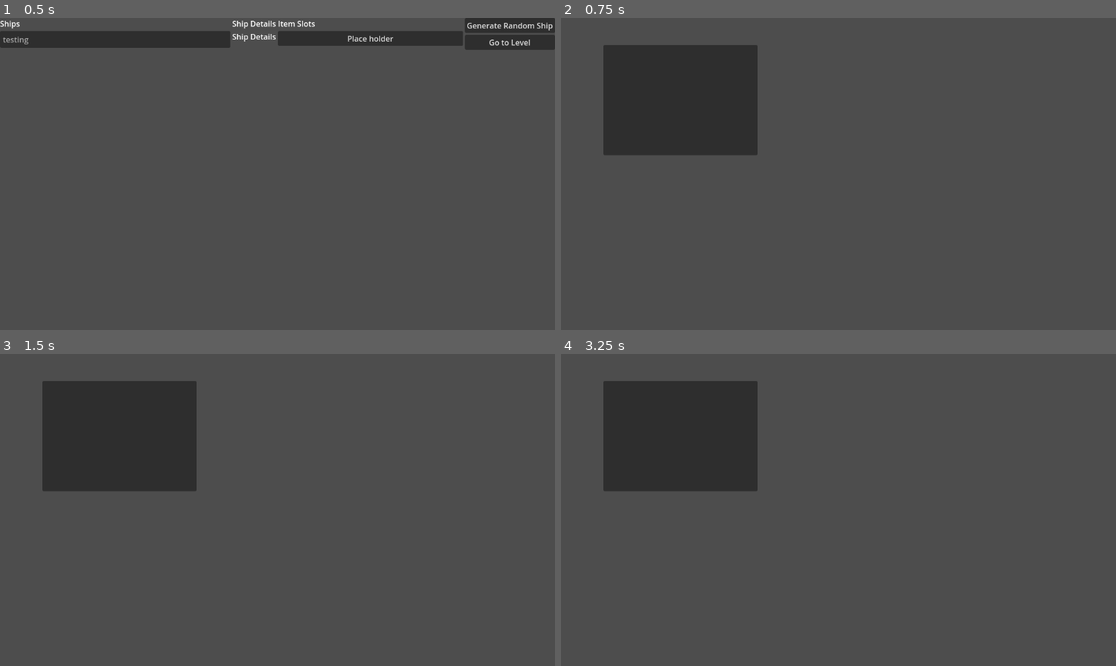
Above: before the commit, frames 1-4 (two rows, left to right).
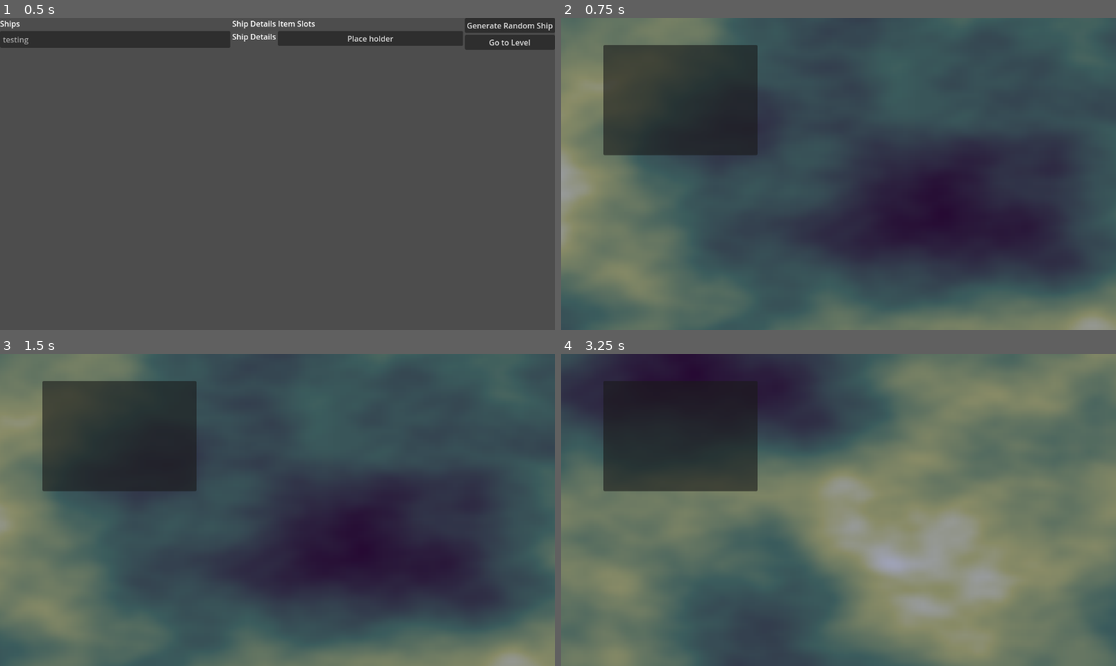
Above: after the commit, the same moments.

Repository: cgorto/FleetFights
Game: Godot game, scene res://UI/FleetManagerScreen.tscn
Same seed, same stepped clock (60 frames per second), same inputs: the game is played once before the commit and once after it.
Inputs:
- Up to frame 1 (0.5 s): no input
- Up to frame 2 (0.75 s): click "Go to Level" at 0.5 s
- Up to frame 3 (1.5 s): tap Enter at 1.25 s; hold D (move_right) from 1.28 s (still down)
- Up to frame 4 (3.25 s): release D (move_right) at 2.03 s; hold S (move_down) 2.03-2.78 s; hold D (move_right) from 2.78 s (still down)

Frame 1 is identical in both runs. In frame 2, 46% of the frame differs, in the area x 0-100%, y 0-100%; in frame 3, 44%; in frame 4, 75%.

Commit message:
got the spawning working!

Diff:
--- a/Fleet/Fleet.gd
+++ b/Fleet/Fleet.gd
@@ -1,14 +1,20 @@
 extends CharacterBody2D
 
-var SPEED = 10
-var accel = 1
+var SPEED = 500
+var accel = 5
 
 # Called when the node enters the scene tree for the first time.
+
 func _ready():
 	spawn_fleet()
 
 func _physics_process(delta):
 	handle_movement(delta)
+	move_and_slide()
+
+	#for ship in FleetManager.ships:
+		#ship.calculate_boid_steering()
+		#ship.move_and_slide()
 
 # Called every frame. 'delta' is the elapsed time since the previous frame.
 func _process(delta):
@@ -28,7 +34,9 @@
 
 func spawn_fleet():
 	for ship in FleetManager.ships:
+		if ship.get_parent():
+			ship.get_parent().remove_child(ship)
+		add_child(ship)
 		$ShipList.add_item(ship.ship_name,ship.icon)
-
-		add_child(ship)
-		#Vector2(randf_range(-5,-5),randf_range(-5,5))
+		ship.add_to_group("InFleet")
+		ship.position = Vector2(randf_range(-100,100),randf_range(-100,100))
--- a/Fleet/Fleet.tscn
+++ b/Fleet/Fleet.tscn
@@ -1,8 +1,12 @@
-[gd_scene load_steps=2 format=3 uid="uid://bjjk70h82e6km"]
+[gd_scene load_steps=3 format=3 uid="uid://bjjk70h82e6km"]
 
 [ext_resource type="Script" path="res://Fleet/Fleet.gd" id="1_k4dvm"]
 
-[node name="Fleet" type="CharacterBody2D"]
+[sub_resource type="CircleShape2D" id="CircleShape2D_i448q"]
+radius = 111.364
+
+[node name="Fleet" type="CharacterBody2D" groups=["InFleet"]]
+collision_layer = 2
 motion_mode = 1
 script = ExtResource("1_k4dvm")
 
@@ -13,3 +17,6 @@
 offset_top = -268.0
 offset_right = -168.0
 offset_bottom = -39.0
+
+[node name="CollisionShape2D" type="CollisionShape2D" parent="."]
+shape = SubResource("CircleShape2D_i448q")
--- a/Fleet/Ship.gd
+++ b/Fleet/Ship.gd
@@ -6,6 +6,7 @@
 var fleet_usage: int = 1
 var max_items: int = 1
 var icon : Texture2D = load("res://Icons/ship_A.png")
+var sprite: Sprite2D
 
 var base_stats: Dictionary = {
 	"health": 100,
@@ -18,11 +19,26 @@
 var equipped_items: Array = []
 var synergies: Array = []
 
+var sprite_lerp = 5
+
+func _physics_process(delta):
+	var fleet_velocity = get_parent().velocity
+	var target_velocity = fleet_velocity if fleet_velocity.length() > velocity.length() else velocity
+	if target_velocity != Vector2.ZERO:
+		sprite.rotation = lerp_angle(sprite.rotation, atan2(target_velocity.x,-target_velocity.y), sprite_lerp * delta)
+
+
+
 func _init( _name: String = "Ship", _icon: Texture2D = load("res://Icons/ship_A.png"), _stats: Dictionary = base_stats, _max_items: int = 1):
 	ship_name = _name
 	icon = _icon
 	stats = _stats
 	max_items = _max_items
+	var _sprite = Sprite2D.new()
+	_sprite.texture = icon
+	_sprite.centered = true
+	add_child(_sprite)
+	sprite = _sprite
 
 
 
@@ -55,3 +71,66 @@
 			return str(stats["speed"])
 		_:
 			return ""
+
+
+func _on_aggro(target: Node2D) -> void:
+	get_tree().call_group("InFleet", "aggro", target)
+
+
+############## BOID ##############
+
+var separation_distance = 50.0
+var neighborhood_radius = 100.0
+
+var s_coef = 1.5
+var a_coef = 1.0
+var c_coef = 1.0
+var bound = 200
+
+func separation() -> Vector2:
+	var steer = Vector2.ZERO
+	var count = 0
+	for other in get_tree().get_nodes_in_group("InFleet"):
+		if other != self:
+			var d = position.distance_to(other.position)
+			if d < separation_distance:
+				steer += position - other.position
+				count += 1
+	if count > 0:
+		steer /= count
+	return steer.normalized()
+
+func alignment() -> Vector2:
+	var sum = Vector2.ZERO
+	var count = 0
+	for other in get_tree().get_nodes_in_group("InFleet"):
+		if other != self and position.distance_to(other.position) < neighborhood_radius:
+			sum += other.velocity
+			count += 1
+	if count > 0:
+		sum /= count
+	var local_alignment = sum.normalized()
+	var fleet_alignment = get_parent().velocity
+	return (local_alignment + fleet_alignment) * 0.5
+
+func cohesion() -> Vector2:
+	var sum = Vector2.ZERO
+	var count = 0
+	for other in get_tree().get_nodes_in_group("InFleet"):
+		if other != self and position.distance_to(other.position) < neighborhood_radius:
+			sum += other.position
+			count += 1
+	if count > 0:
+		return ((sum / count) - position).normalized()
+	return Vector2.ZERO
+
+func keep_bounds():
+	pass
+
+
+func calculate_boid_steering() -> void:
+	var sep = separation() * s_coef
+	var ali = alignment() * a_coef
+	var coh = cohesion() * c_coef
+	velocity += sep + ali + coh
+	velocity = velocity.clamp(Vector2( -stats["speed"], -stats["speed"]), Vector2( stats["speed"], stats["speed"]))
--- a/Fleet/Ship.tscn
+++ b/Fleet/Ship.tscn
@@ -1,12 +1,13 @@
-[gd_scene load_steps=4 format=3 uid="uid://tjclsk3qo3co"]
+[gd_scene load_steps=3 format=3 uid="uid://tjclsk3qo3co"]
 
-[ext_resource type="Texture2D" uid="uid://bhwmhloe0hkrc" path="res://Icons/ship_A.png" id="1_2rkyg"]
 [ext_resource type="Script" path="res://Fleet/Ship.gd" id="1_rsvro"]
 
 [sub_resource type="CircleShape2D" id="CircleShape2D_v13sk"]
 radius = 125.0
 
 [node name="Ship" type="CharacterBody2D"]
+top_level = true
+collision_layer = 2
 motion_mode = 1
 script = ExtResource("1_rsvro")
 
@@ -14,6 +15,3 @@
 
 [node name="CollisionShape2D" type="CollisionShape2D" parent="boid_radius"]
 shape = SubResource("CircleShape2D_v13sk")
-
-[node name="Sprite2D" type="Sprite2D" parent="."]
-texture = ExtResource("1_2rkyg")
--- /dev/null
+++ b/Resources/ShipResource.gd
@@ -0,0 +1,15 @@
+extends Resource
+class_name ShipResource
+
+var ship_name: String
+var base_stats: Dictionary
+#@onready var modified_stats = base_stats
+var equipment: Array[Item] = []
+var item_cap: int = 1
+var fleet_usage: int = 1
+var texture = load("res://Icons/ship_A.png")
+
+func _init(_name: String, _base_stats: Dictionary, _item_cap: int = 1, _fleet_usage: int = 1,):
+	ship_name = _name
+	base_stats = _base_stats
+	fleet_usage = _fleet_usage
--- a/Singletons/FleetManager.gd
+++ b/Singletons/FleetManager.gd
@@ -7,8 +7,6 @@
 signal ship_added(ship)
 signal ship_removed(ship)
 
-func _ready():
-	set_physics_process(false)
 
 func add_ship(ship: Ship) -> bool:
 	if current_capacity + ship.fleet_usage <= max_capacity:
--- a/Test/test_levle.tscn
+++ b/Test/test_levle.tscn
@@ -1,8 +1,27 @@
-[gd_scene load_steps=2 format=3 uid="uid://d3e2wy3nb8cug"]
+[gd_scene load_steps=5 format=3 uid="uid://d3e2wy3nb8cug"]
 
 [ext_resource type="PackedScene" uid="uid://bjjk70h82e6km" path="res://Fleet/Fleet.tscn" id="1_cylsx"]
+
+[sub_resource type="Gradient" id="Gradient_pukfm"]
+offsets = PackedFloat32Array(0, 0.5, 0.759036, 0.981928)
+colors = PackedColorArray(0.144628, 0.018653, 0.188537, 1, 0.232244, 0.362475, 0.364486, 1, 0.536773, 0.54718, 0.402683, 1, 0.692318, 0.70688, 0.967035, 1)
+
+[sub_resource type="FastNoiseLite" id="FastNoiseLite_yn7pa"]
+
+[sub_resource type="NoiseTexture2D" id="NoiseTexture2D_g77sd"]
+color_ramp = SubResource("Gradient_pukfm")
+noise = SubResource("FastNoiseLite_yn7pa")
 
 [node name="TestLevle" type="Node2D"]
 
 [node name="Fleet" parent="." instance=ExtResource("1_cylsx")]
 z_index = 1
+
+[node name="ParallaxBackground" type="ParallaxBackground" parent="."]
+
+[node name="ParallaxLayer" type="ParallaxLayer" parent="ParallaxBackground"]
+
+[node name="Sprite2D" type="Sprite2D" parent="ParallaxBackground/ParallaxLayer"]
+position = Vector2(-2.00011, 8.50002)
+scale = Vector2(12.3047, 7.04883)
+texture = SubResource("NoiseTexture2D_g77sd")
--- a/project.godot
+++ b/project.godot
@@ -10,7 +10,7 @@
 
 [application]
 
-config/name="Path of Fleetfights"
+config/name="FleetFights"
 run/main_scene="res://UI/FleetManagerScreen.tscn"
 config/features=PackedStringArray("4.2", "Forward Plus")
 config/icon="res://icon.svg"
